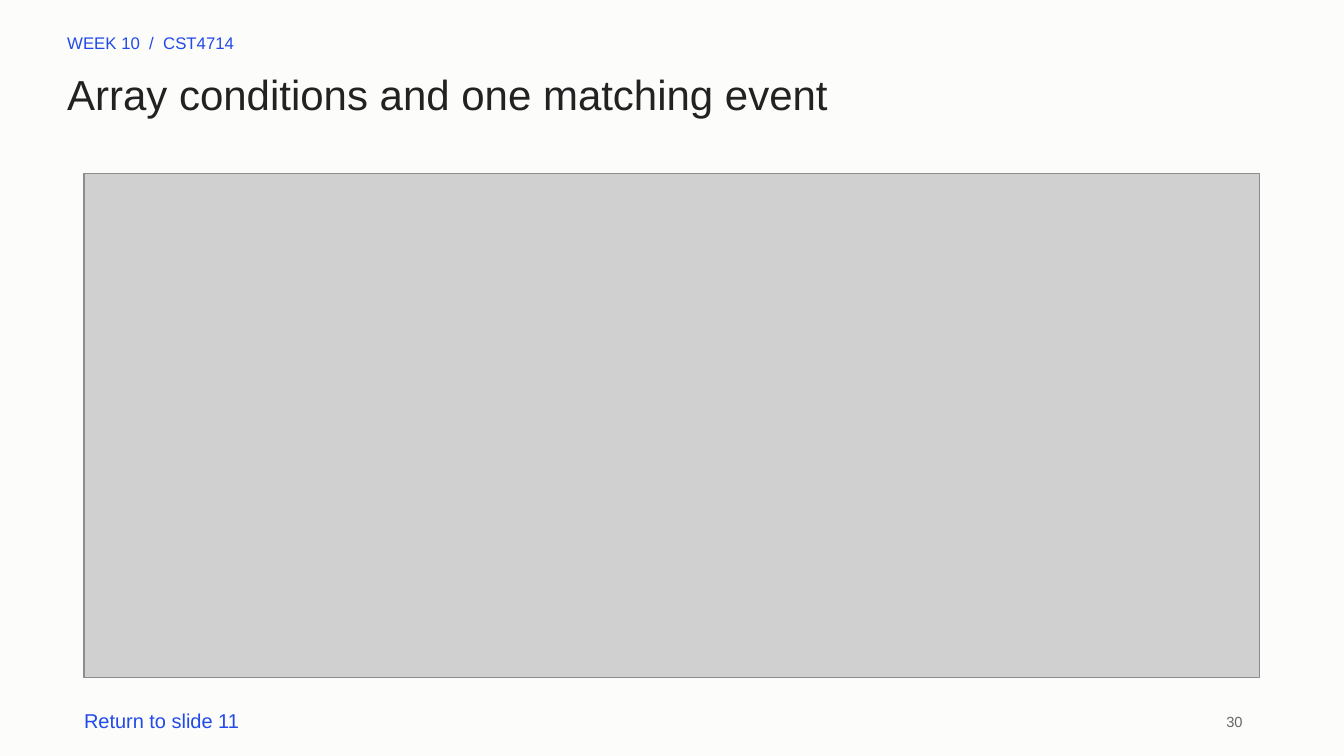
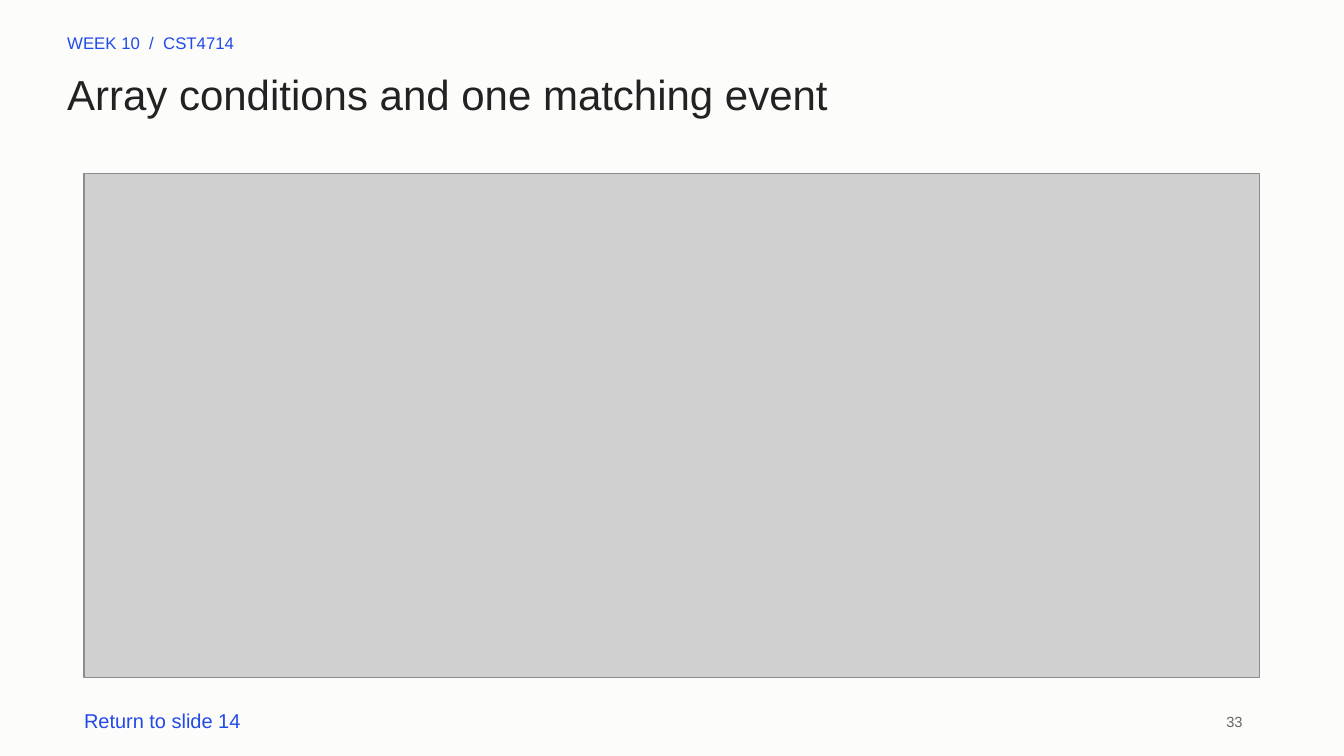
Before and after one commit to lolusername/CST4714_DB_admin, a slide deck: slide 33 of week_10/week_10_mql_document_modeling.pptx (slide 30 before the commit). Drawn at 1344x756 pixels with LibreOffice and Linux fonts; fonts in the diff are those of the drawing; grey boxes stand for pictures. Boxes give left, top, right and bottom in pixels: in the first picture for what was removed or moved away, otherwise in the second. Text is boxed around its words. In the diff, an @@ line names an element or a change of style, - is before the commit and + after.

```diff
--- a/week_10/week_10_mql_document_modeling.pptx
+++ b/week_10/week_10_mql_document_modeling.pptx
@@ text at (84, 713, 240, 728): text changed @@
-Return to slide 11
+Return to slide 14
@@ text at (1226, 717, 1242, 727): text changed @@
-30
+33
```
Also in this commit, not shown: 26 other slides changed, 3 slides added, 5 other files.
